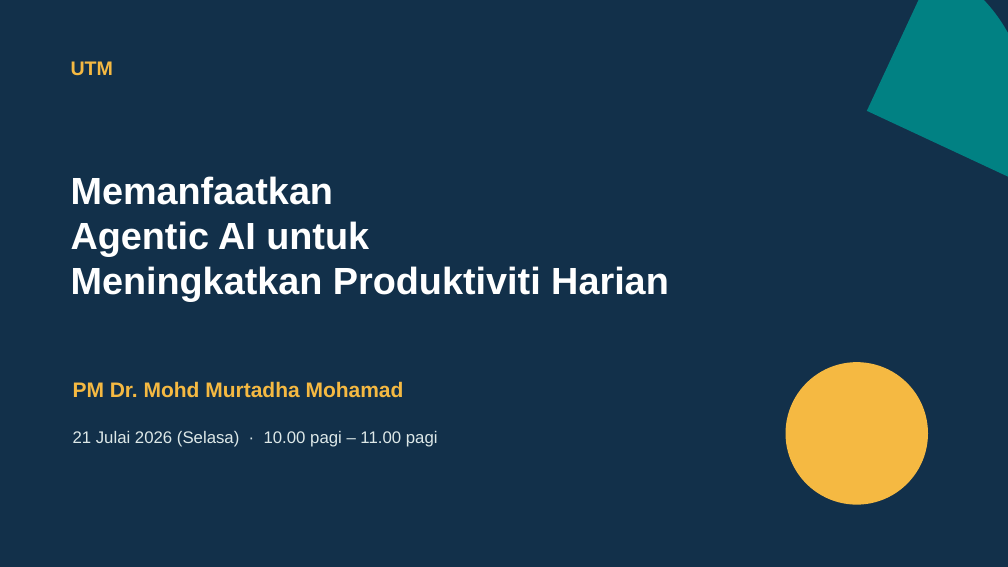
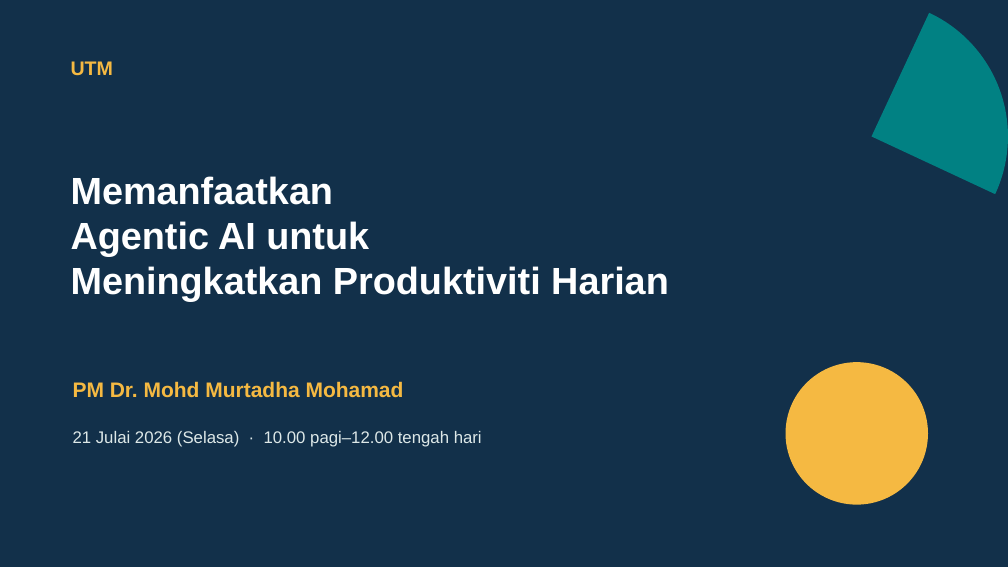
Before and after one commit to drMurtadha/utm-agentic-ai-training, a slide deck: slide 1 of 01_Slides/presentation.pptx. Drawn at 1008x567 pixels with LibreOffice and Linux fonts; fonts in the diff are those of the drawing. Boxes give left, top, right and bottom in pixels: in the first picture for what was removed or moved away, otherwise in the second. Text is boxed around its words. In the diff, an @@ line names an element or a change of style, - is before the commit and + after.

```diff
--- a/01_Slides/presentation.pptx
+++ b/01_Slides/presentation.pptx
@@ arc (boxed as its full ellipse): place and size @@
-arc (boxed as its full ellipse) at (653, 0, 1008, 325)
+arc (boxed as its full ellipse) at (690, 0, 1008, 318)
@@ text at (73, 431, 482, 447): text changed @@
-21 Julai 2026 (Selasa) · 10.00 pagi – 11.00 pagi
+21 Julai 2026 (Selasa) · 10.00 pagi–12.00 tengah hari
```
Also in this commit, not shown: 4 other slides changed, 10 other files.
